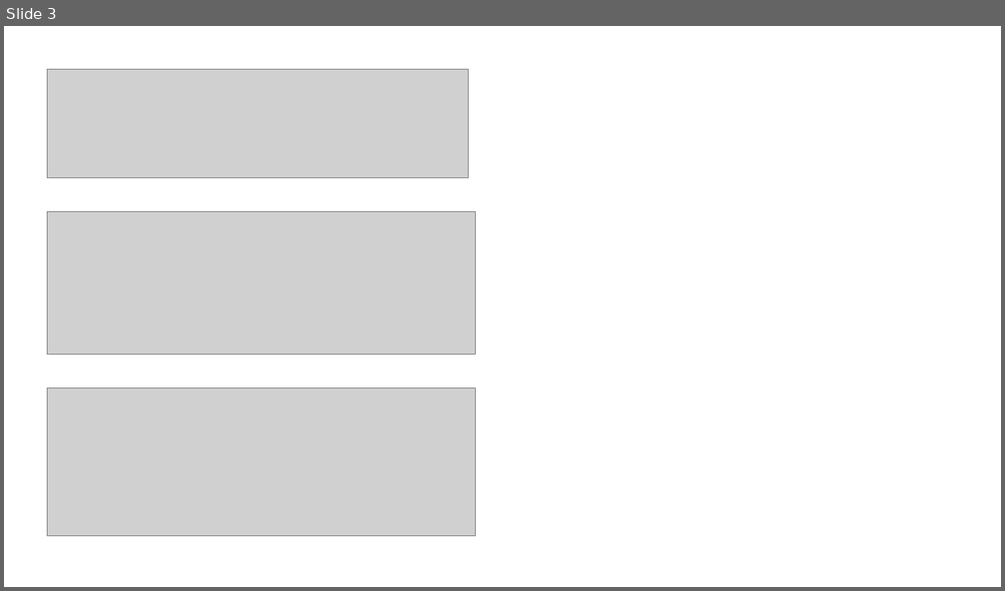
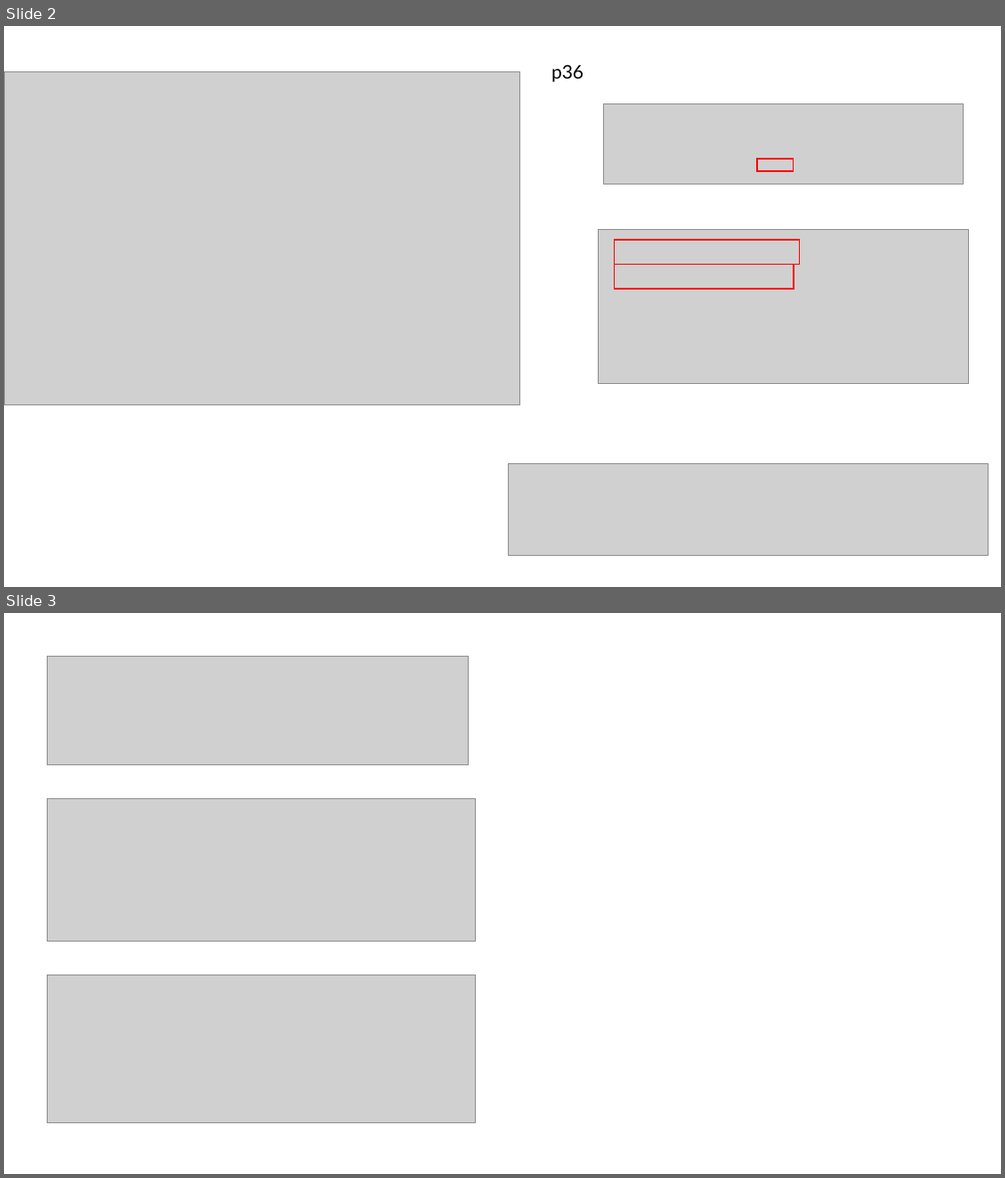
Before and after one commit to cooper35211-max/net_class, a slide deck: 網站與簡報/note.pptx. Shown one above the other, each under a label of ours: slide 3 before the commit, slides 2 and 3 after it. The pictures are 1005x591 and 1005x1178 pixels, drawn with LibreOffice and Linux fonts; fonts in the diff are those of the drawing; grey boxes stand for pictures. Boxes give left, top, right and bottom in pixels: in the first picture for what was removed or moved away, otherwise in the second. Text is boxed around its words. In the diff, an @@ line names an element or a change of style, - is before the commit and + after.

```diff
--- a/網站與簡報/note.pptx
+++ b/網站與簡報/note.pptx
@@ slide 2 added at <box>4,26,1001,587</box>, background #FFFFFF @@
@@ picture added at <box>4,72,520,405</box> @@
@@ text added at <box>551,64,583,82</box>, 18 pt, text #000000 @@
+p36
@@ picture added at <box>603,103,963,184</box> @@
@@ rectangle added at <box>757,160,793,171</box>, outline #FF0000 1.5 pt @@
@@ picture added at <box>599,230,969,384</box> @@
@@ rectangle added at <box>615,240,799,265</box>, outline #FF0000 1.5 pt @@
@@ rectangle added at <box>615,265,793,289</box>, outline #FF0000 1.5 pt @@
@@ picture added at <box>509,464,988,555</box> @@
```
Also in this commit, not shown: 1 slide changed, 6 other slides added, 3 slides removed, 3 other files.
